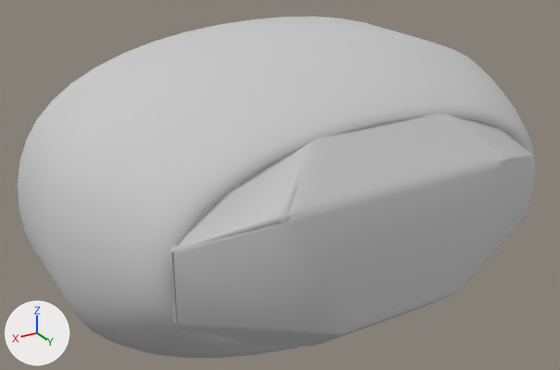
Two versions of the FBX model buzz/Assets/Mesh/Mesh_SubHud_01.FBX, one commit apart.
Before and after are seen from a 50 mm camera at (2.52, 3.82, 2.22) aimed at (-0.02, -0.42, 0.1). Lighting does not change. The marker at lower left points along +X, +Y and +Z. Where no turn or scale is listed for an object, it has been applied to the vertices.

Before the edit, the objects in view are built like this:
```python
me_mesh_subhud_01_ncl1_1 = bpy.data.meshes.new('Mesh_SubHud_01_ncl1_1')
me_mesh_subhud_01_ncl1_1.from_pydata(...)  # 5983 vertices, 7150 faces; spans x -1.67..1.67, y -1.92..0.96, z -0.8..1.19
me_mesh_subhud_01_ncl1_1.materials.append(mat_material__47)  # light grey #cacaca
ob_mesh_subhud_01 = bpy.data.objects.new('Mesh_SubHud_01', me_mesh_subhud_01_ncl1_1)
ob_mesh_subhud_01.location = (0.0, 0.0, 0.0)
```
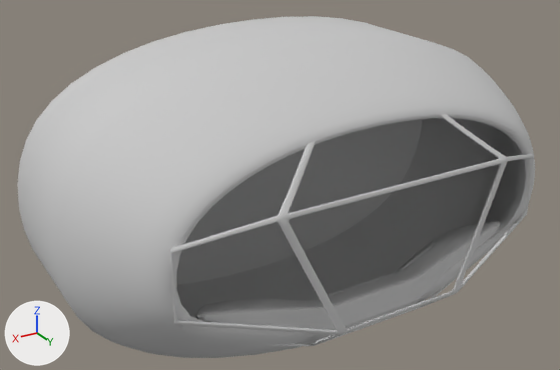
Commit message: sub with glass

Boxes (x1, y1, x2, y2) around the edits, measured in the pictures (560 x 370 px):
part 1 of me_mesh_subhud_01_ncl1_1, deleted
    before: (173, 113, 535, 346)

What the commit changed:
me_mesh_subhud_01_ncl1_1 has 5983 vertices, 7150 faces and spans x -1.67..1.67, y -1.92..0.96, z -0.8..1.19.
me_mesh_subhud_01_ncl1_1 is used by ob_mesh_subhud_01; location (0.0, 0.0, 0.0).
me_mesh_subhud_01_ncl1_1 part 1: the loose piece of 128 vertices spanning x -1.25..1.25, y 0.59..0.96, z -0.41..0.88 is deleted.
